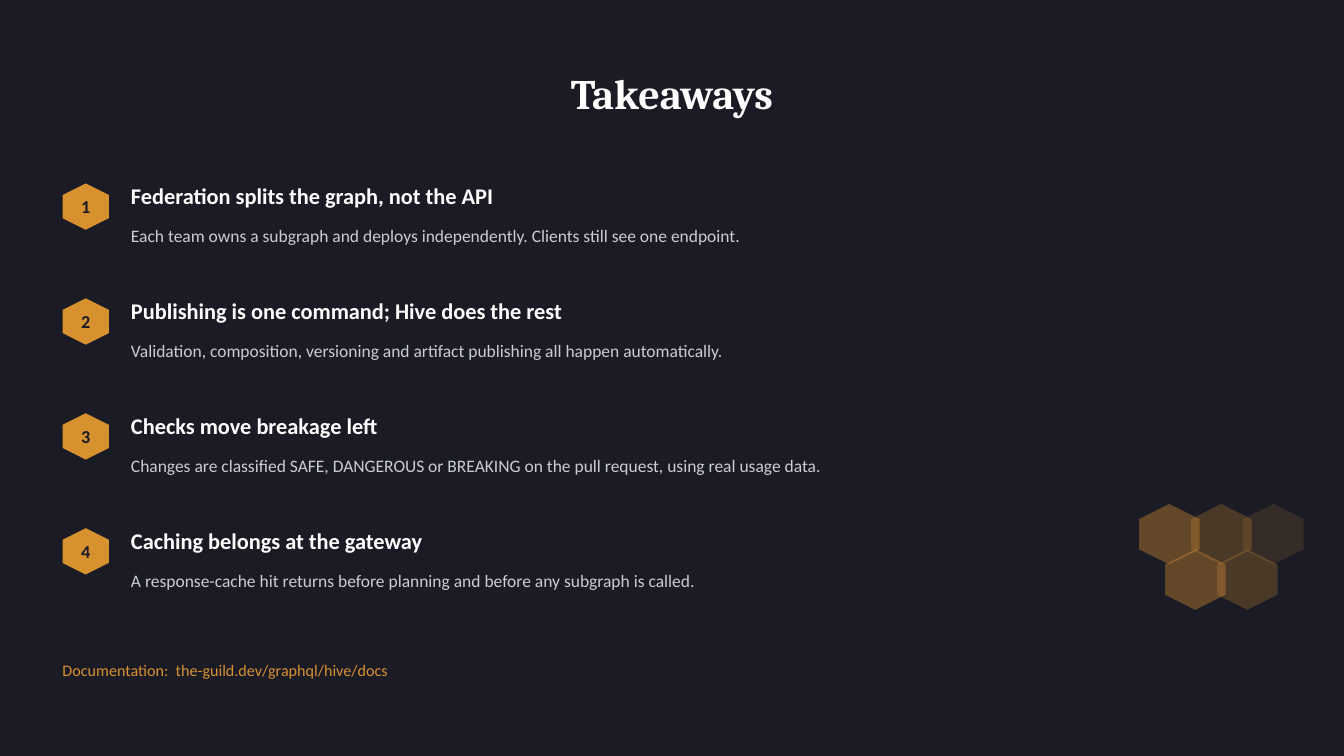
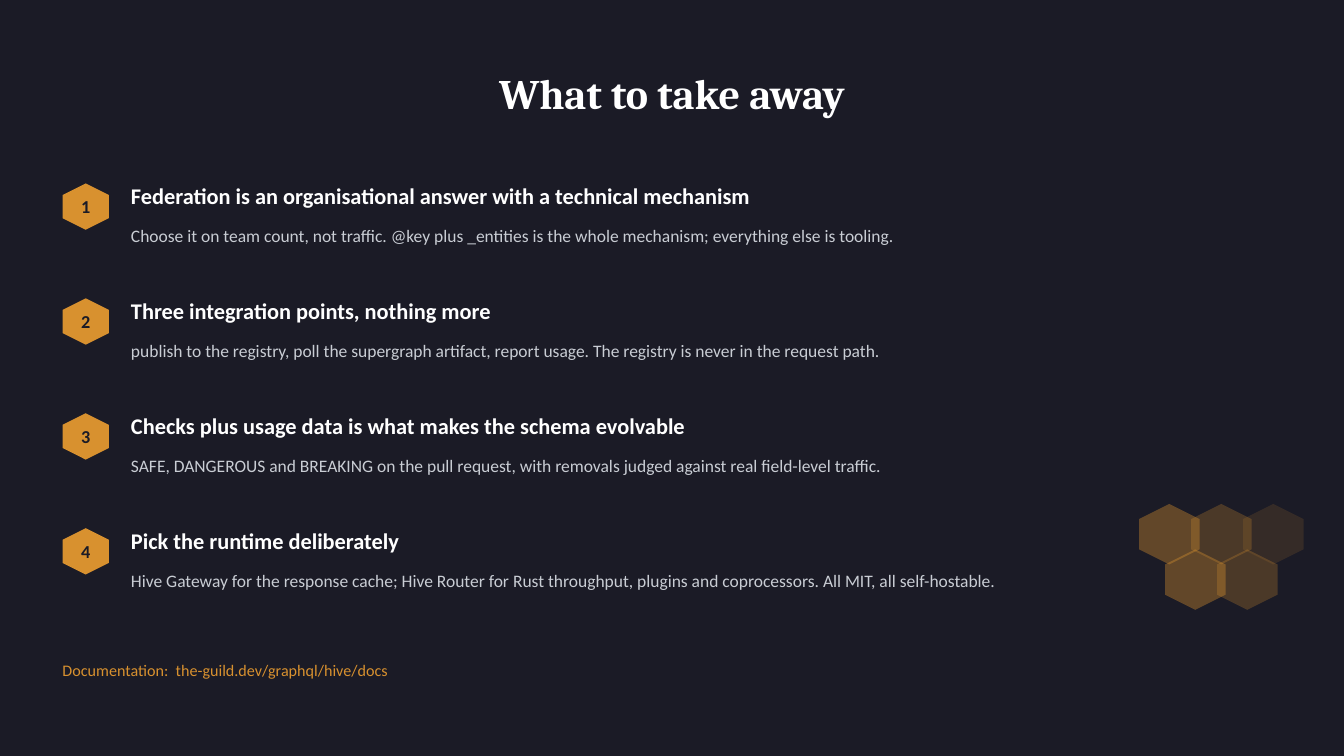
Before and after one commit to aishwarya423/rest-demo, a slide deck: slide 12 of Docs/Hive-docs/WebCoP-Hive-GraphQL.pptx (slide 10 before the commit). Drawn at 1344x756 pixels with LibreOffice and Linux fonts; fonts in the diff are those of the drawing. Boxes give left, top, right and bottom in pixels: in the first picture for what was removed or moved away, otherwise in the second. Text is boxed around its words. In the diff, an @@ line names an element or a change of style, - is before the commit and + after.

Commit message:
ppt

```diff
--- a/Docs/Hive-docs/WebCoP-Hive-GraphQL.pptx
+++ b/Docs/Hive-docs/WebCoP-Hive-GraphQL.pptx
@@ title at bbox=[499, 80, 844, 119]: text changed @@
-Takeaways
+What to take away
@@ text at bbox=[131, 188, 749, 208]: text changed @@
-Federation splits the graph, not the API
+Federation is an organisational answer with a technical mechanism
@@ text at bbox=[131, 230, 893, 245]: text changed @@
-Each team owns a subgraph and deploys independently. Clients still see one endpoint.
+Choose it on team count, not traffic. @key plus _entities is the whole mechanism; everything else is tooling.
@@ text at bbox=[131, 303, 490, 323]: text changed @@
-Publishing is one command; Hive does the rest
+Three integration points, nothing more
@@ text at bbox=[131, 345, 880, 360]: text changed @@
-Validation, composition, versioning and artifact publishing all happen automatically.
+publish to the registry, poll the supergraph artifact, report usage. The registry is never in the request path.
@@ text at bbox=[131, 418, 685, 438]: text changed @@
-Checks move breakage left
+Checks plus usage data is what makes the schema evolvable
@@ text at bbox=[131, 460, 881, 475]: text changed @@
-Changes are classified SAFE, DANGEROUS or BREAKING on the pull request, using real usage data.
+SAFE, DANGEROUS and BREAKING on the pull request, with removals judged against real field-level traffic.
@@ text at bbox=[131, 533, 399, 553]: text changed @@
-Caching belongs at the gateway
+Pick the runtime deliberately
@@ text at bbox=[131, 575, 995, 590]: text changed @@
-A response-cache hit returns before planning and before any subgraph is called.
+Hive Gateway for the response cache; Hive Router for Rust throughput, plugins and coprocessors. All MIT, all self-hostable.
```
Also in this commit, not shown: 2 other slides changed, 9 slides added, 7 slides removed, 4 other files.
